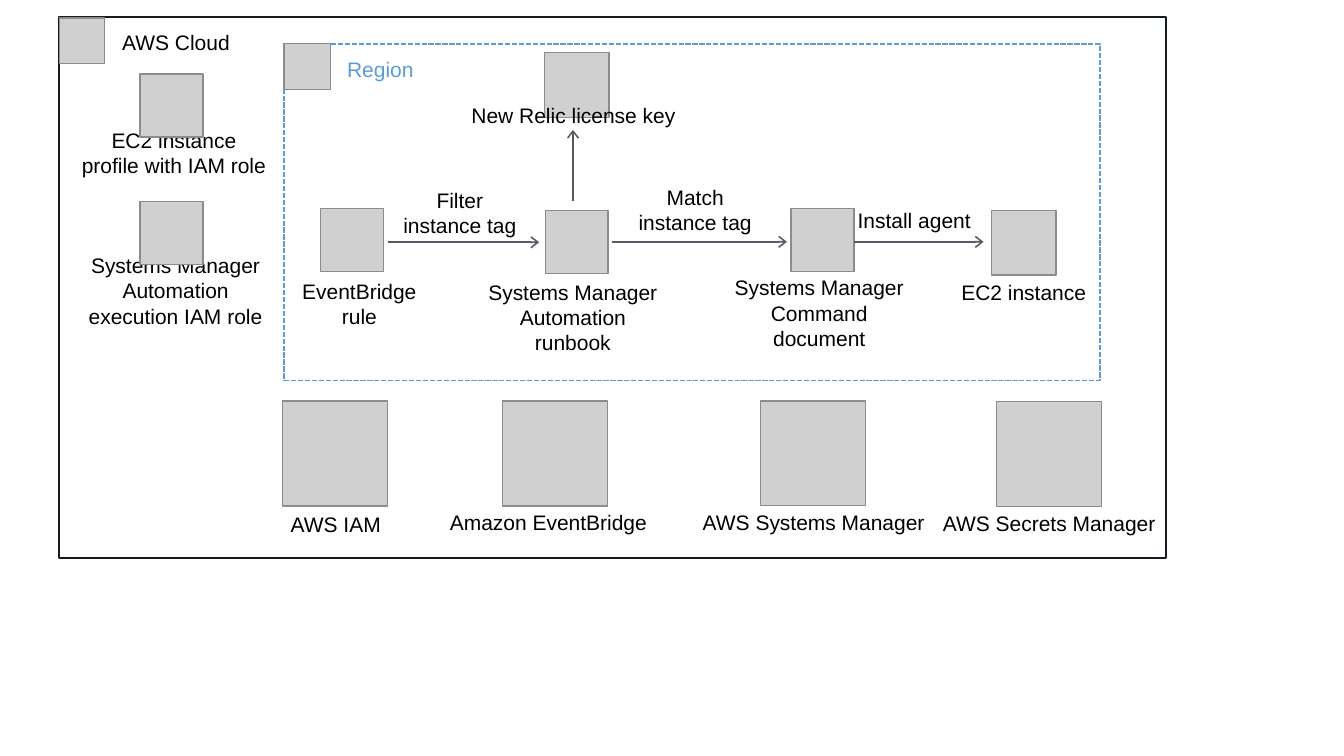
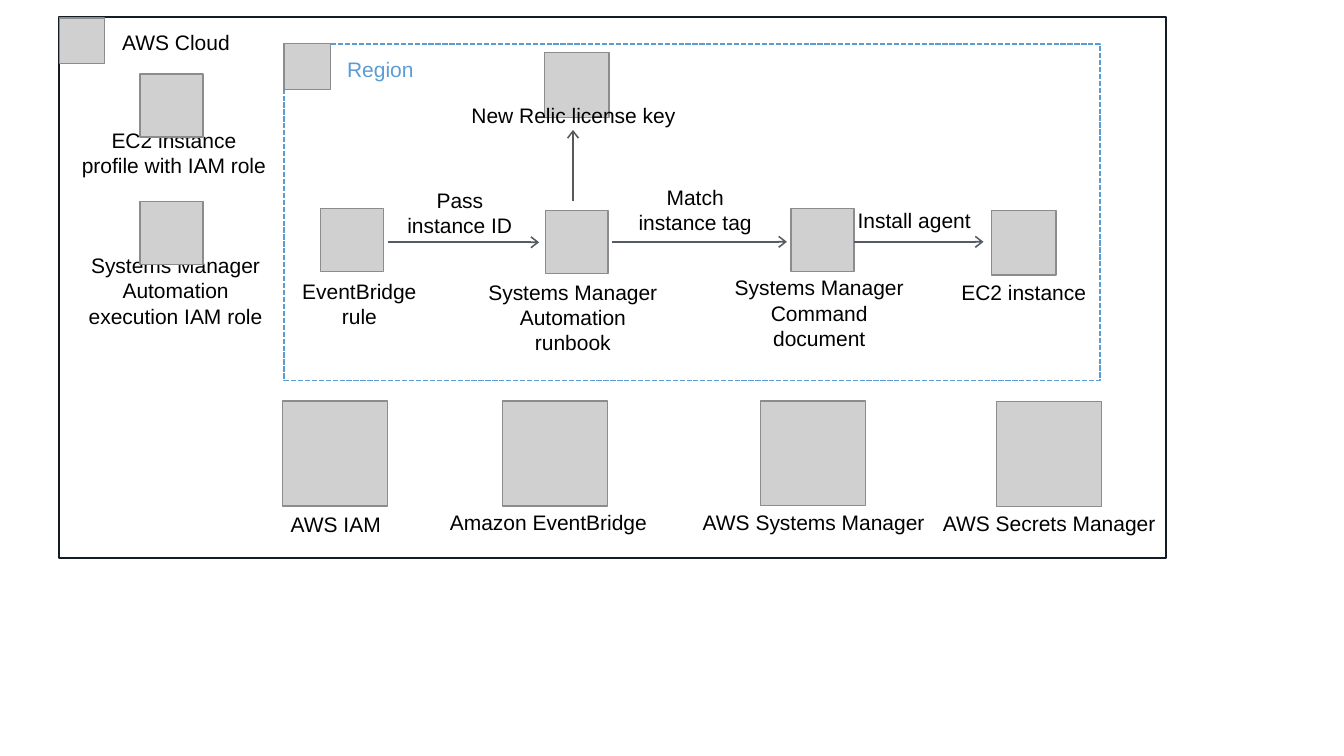
Before and after one commit to aws-quickstart/quickstart-new-relic-tdp, a slide deck: slide 1 of docs/images/new-relic-architecture-diagram.pptx. Drawn at 1344x756 pixels with LibreOffice and Linux fonts; fonts in the diff are those of the drawing; grey boxes stand for pictures. Boxes give left, top, right and bottom in pixels: in the first picture for what was removed or moved away, otherwise in the second. Text is boxed around its words. In the diff, an @@ line names an element or a change of style, - is before the commit and + after.

```diff
--- a/docs/images/new-relic-architecture-diagram.pptx
+++ b/docs/images/new-relic-architecture-diagram.pptx
@@ text at (407,193,512,234): text changed @@
-Filter instance tag
+Pass instance ID
```
Also in this commit, not shown: 5 other files.
